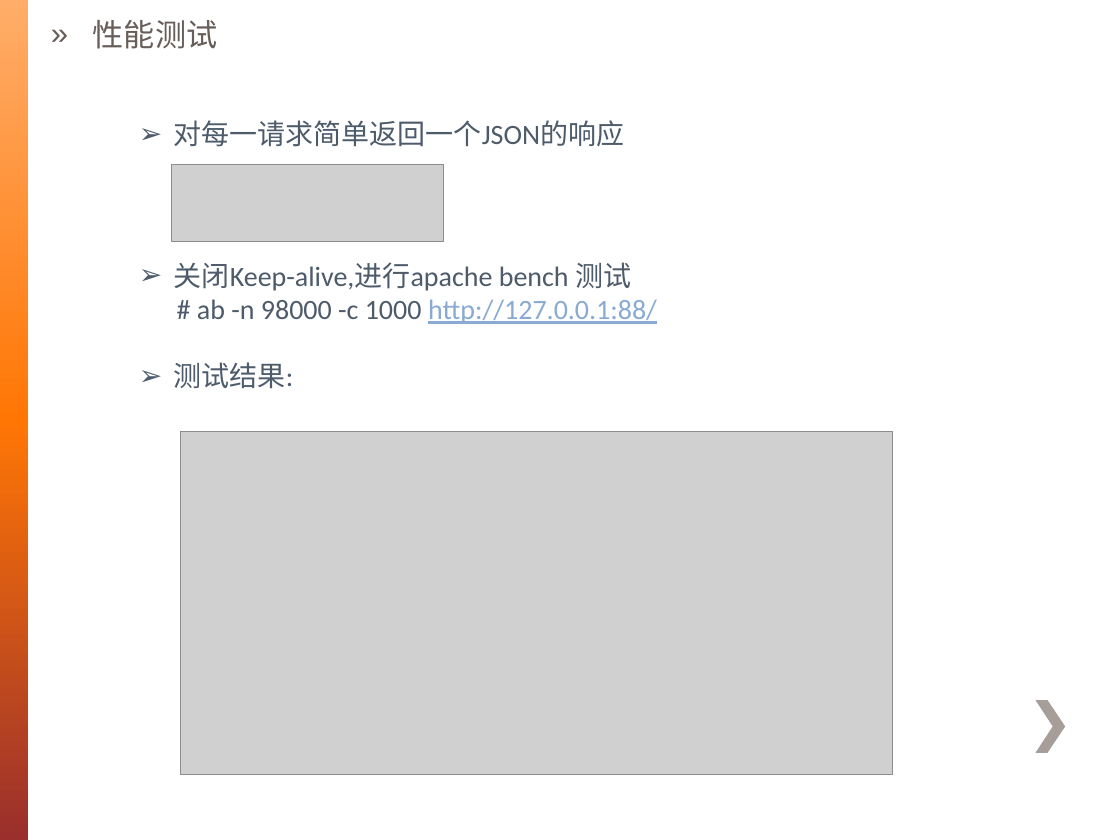
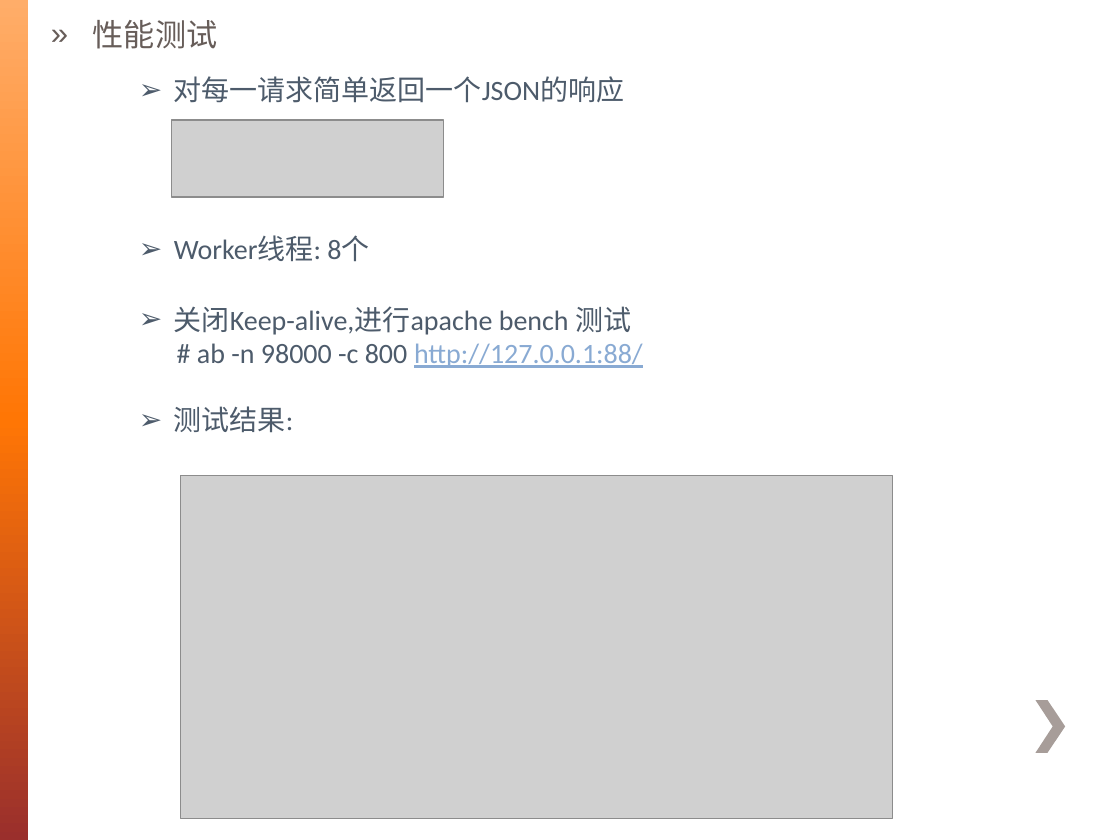
Before and after one commit to irelandKen/JNetty, a slide deck: slide 10 of doc/Netty分析3.pptx. Drawn at 1120x840 pixels with LibreOffice and Linux fonts; fonts in the diff are those of the drawing; grey boxes stand for pictures; background and template pictures are left out. Boxes give left, top, right and bottom in pixels: in the first picture for what was removed or moved away, otherwise in the second. Text is boxed around its words. In the diff, an @@ line names an element or a change of style, - is before the commit and + after.

Commit message:
update

```diff
--- a/doc/Netty分析3.pptx
+++ b/doc/Netty分析3.pptx
@@ text "对每一请求简单返回一个JSON的响应": place and size @@
-text "对每一请求简单返回一个JSON的响应" at box(174, 120, 624, 147)
+text "对每一请求简单返回一个JSON的响应" at box(174, 76, 624, 103)
@@ picture: place and size @@
-picture at box(172, 165, 445, 242)
+picture at box(172, 120, 445, 197)
@@ text added at box(174, 236, 369, 261), 18 pt, text #4D5B6B @@
+➢ Worker线程: 8个
@@ text "关闭Keep-alive,进行apache bench 测试": place and size @@
-text "关闭Keep-alive,进行apache bench 测试" at box(174, 262, 657, 389)
+text "关闭Keep-alive,进行apache bench 测试" at box(174, 306, 643, 433)
@@ text at box(197, 343, 643, 368): text changed @@
-# ab -n 98000 -c 1000 http://127.0.0.1:88/
+# ab -n 98000 -c 800 http://127.0.0.1:88/
@@ picture: place and size @@
-picture at box(180, 431, 892, 774)
+picture at box(180, 475, 892, 818)
```
Also in this commit, not shown: 2 other slides changed, 1 slide added.
